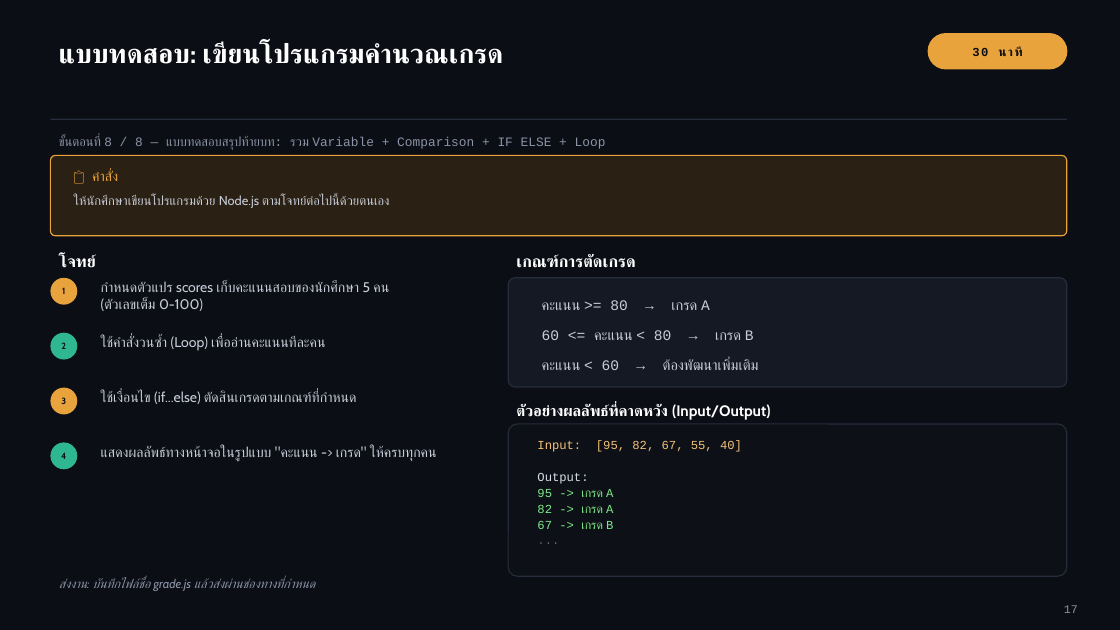
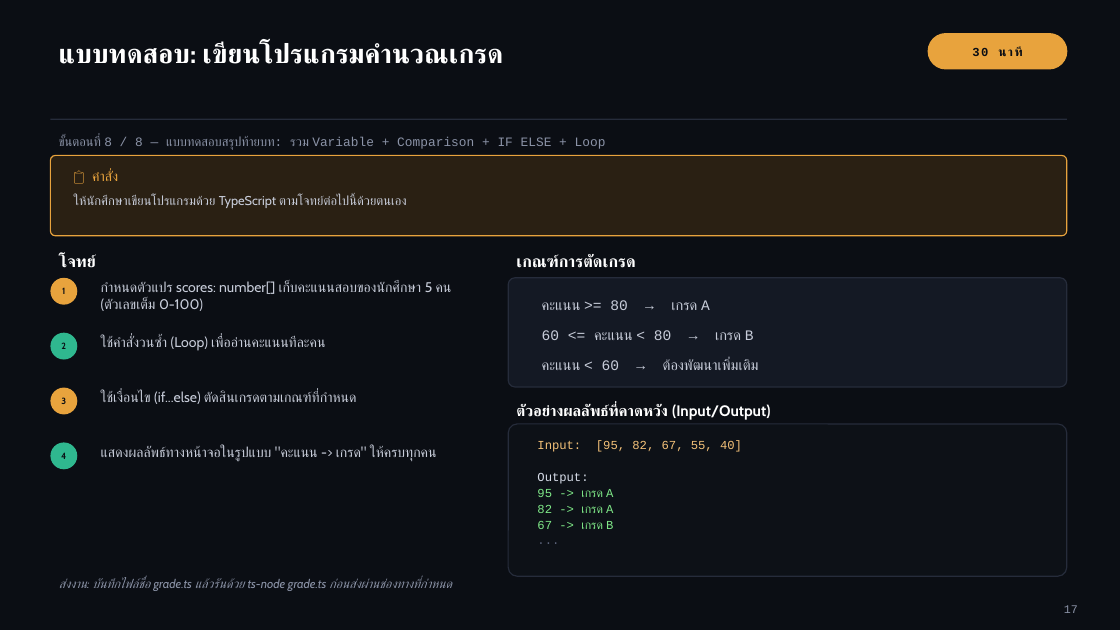
Before and after one commit to tabuangj/WU-TRAING, a slide deck: slide 19 of Workshop_Proposal_AI_Programming.pptx. Drawn at 1120x630 pixels with LibreOffice and Linux fonts; fonts in the diff are those of the drawing. Boxes give left, top, right and bottom in pixels: in the first picture for what was removed or moved away, otherwise in the second. Text is boxed around its words. In the diff, an @@ line names an element or a change of style, - is before the commit and + after.

```diff
--- a/Workshop_Proposal_AI_Programming.pptx
+++ b/Workshop_Proposal_AI_Programming.pptx
@@ text at (74,195,407,208): text changed @@
-ให้นักศึกษาเขียนโปรแกรมด้วย Node.js ตามโจทย์ต่อไปนี้ด้วยตนเอง
+ให้นักศึกษาเขียนโปรแกรมด้วย TypeScript ตามโจทย์ต่อไปนี้ด้วยตนเอง
@@ text at (101,281,452,311): text changed @@
-กำหนดตัวแปร scores เก็บคะแนนสอบของนักศึกษา 5 คน
-(ตัวเลขเต็ม 0-100)
+กำหนดตัวแปร scores: number[] เก็บคะแนนสอบของนักศึกษา 5 คน
+(ตัวเลขเต็ม 0-100)
@@ text at (59,577,452,591): text changed @@
-ส่งงาน: บันทึกไฟล์ชื่อ grade.js แล้วส่งผ่านช่องทางที่กำหนด
+ส่งงาน: บันทึกไฟล์ชื่อ grade.ts แล้วรันด้วย ts-node grade.ts ก่อนส่งผ่านช่องทางที่กำหนด
```
Also in this commit, not shown: 5 other slides changed, 1 slide added, 1 slide removed.
